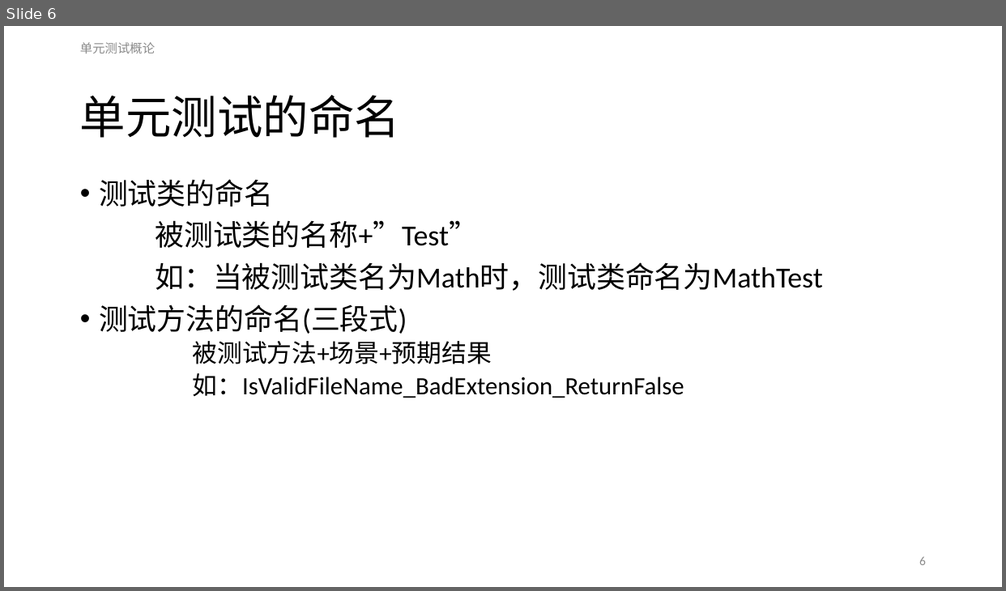
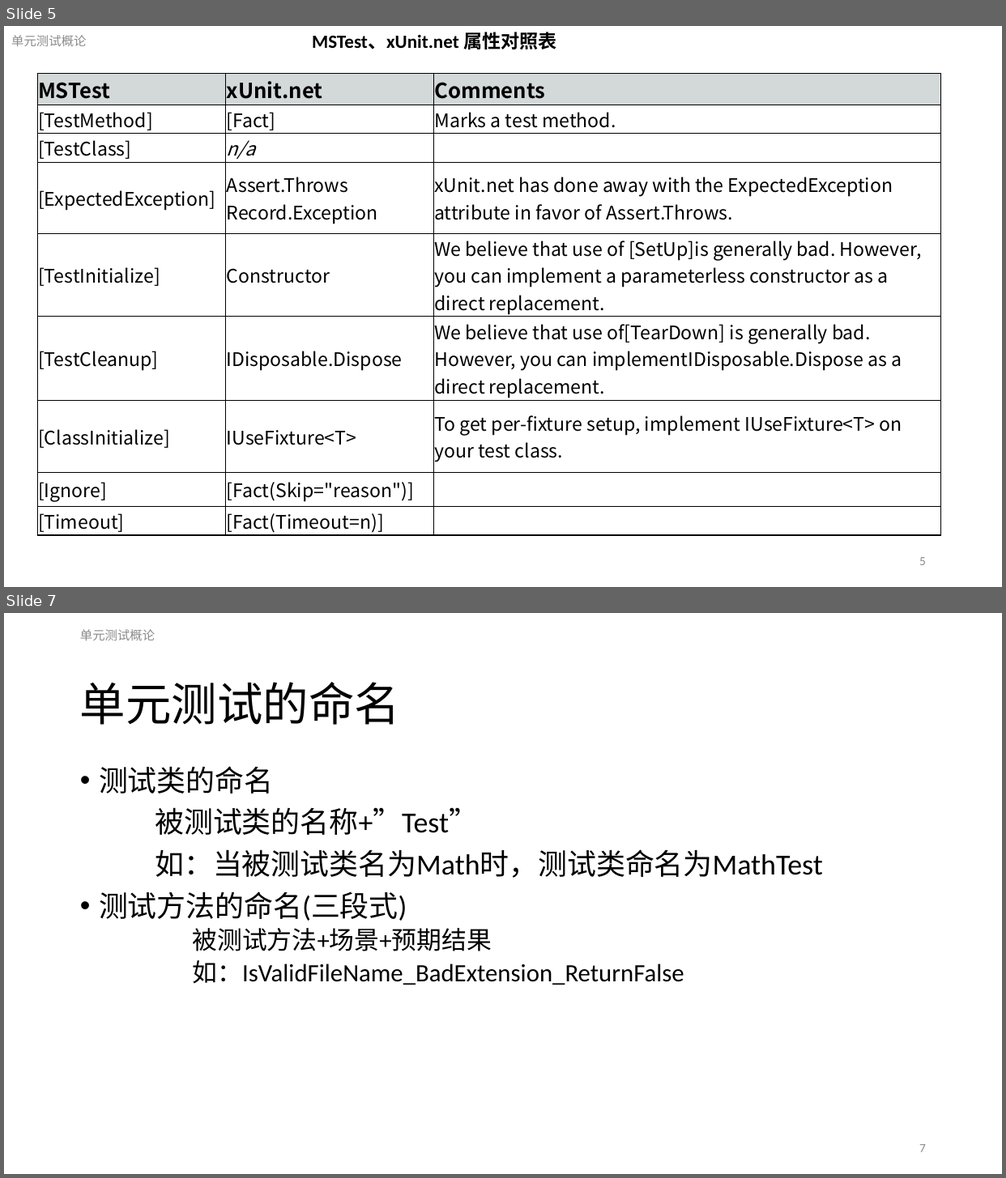
Before and after one commit to ReganHe/SharpUnitTest, a slide deck: MyUnitTest/Document/单元测试.pptx. Shown one above the other, each under a label of ours: slide 6 before the commit, slides 5 and 7 after it; the slides between them are not shown. The pictures are 1006x591 and 1006x1178 pixels, drawn with LibreOffice and Linux fonts; fonts in the diff are those of the drawing. Boxes give left, top, right and bottom in pixels: in the first picture for what was removed or moved away, otherwise in the second. Text is boxed around its words. In the diff, an @@ line names an element or a change of style, - is before the commit and + after.

```diff
--- a/MyUnitTest/Document/单元测试.pptx
+++ b/MyUnitTest/Document/单元测试.pptx
@@ slide 5 added at bbox=[4, 26, 1002, 587], background #FFFFFF @@
@@ text added at bbox=[11, 35, 86, 46], 12 pt, text #8C8C8C @@
+单元测试概论
@@ text added at bbox=[312, 32, 556, 49], 18 pt, text #000000, bold @@
+MSTest、xUnit.net 属性对照表
@@ table added at bbox=[37, 73, 941, 536], 9 rows, 3 columns @@
+MSTest | xUnit.net | Comments
+[TestMethod] | [Fact] | Marks a test method.
+[TestClass] | n/a | 
+[ExpectedException] | Assert.Throws / Record.Exception | xUnit.net has done away with the ExpectedException attribute in favor of Assert.Throws.
+[TestInitialize] | Constructor | We believe that use of [SetUp]is generally bad. However, you can implement a parameterless constructor as a direct replacement.
+[TestCleanup] | IDisposable.Dispose | We believe that use of[TearDown] is generally bad. However, you can implementIDisposable.Dispose as a direct replacement.
+[ClassInitialize] | IUseFixture<T> | To get per-fixture setup, implement IUseFixture<T> on your test class.
+[Ignore] | [Fact(Skip="reason")] | 
+[Timeout] | [Fact(Timeout=n)] | 
@@ page number added at bbox=[919, 557, 926, 565], 12 pt, text #8C8C8C @@
+5
@@ what was slide 6 is now slide 7 @@
@@ page number at bbox=[919, 1144, 926, 1152]: text changed @@
-6
+7
```
Also in this commit, not shown: 2 slides changed, 1 other slide added, 1 slide removed.
